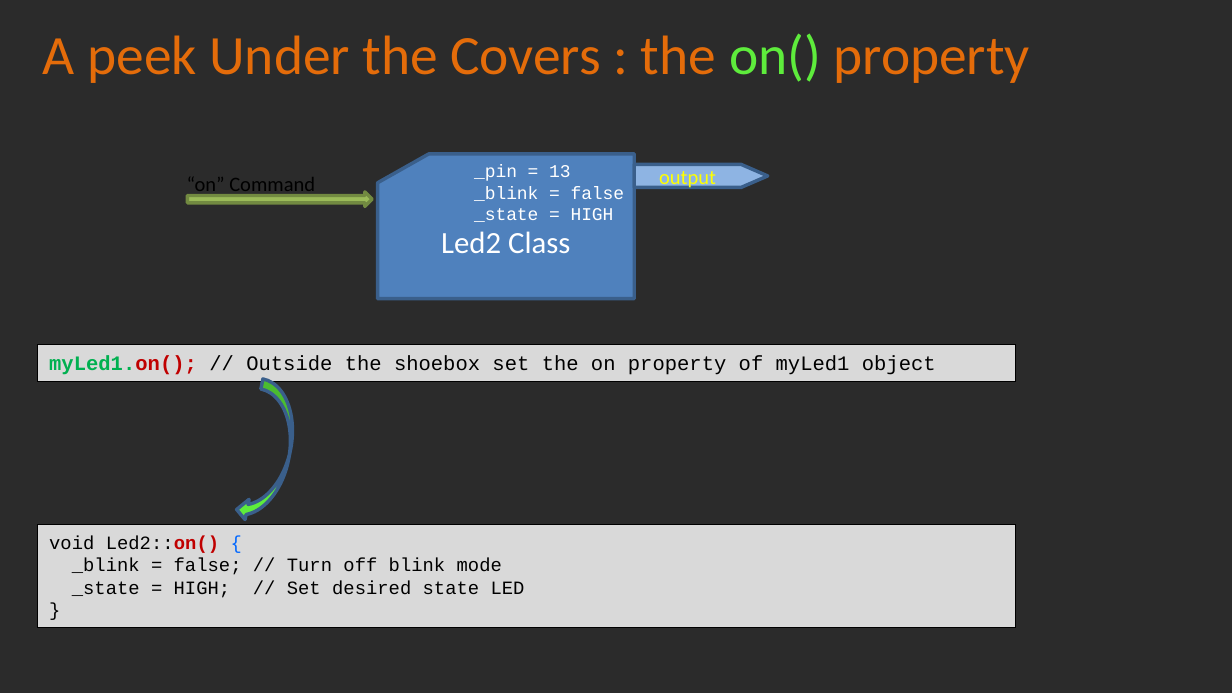
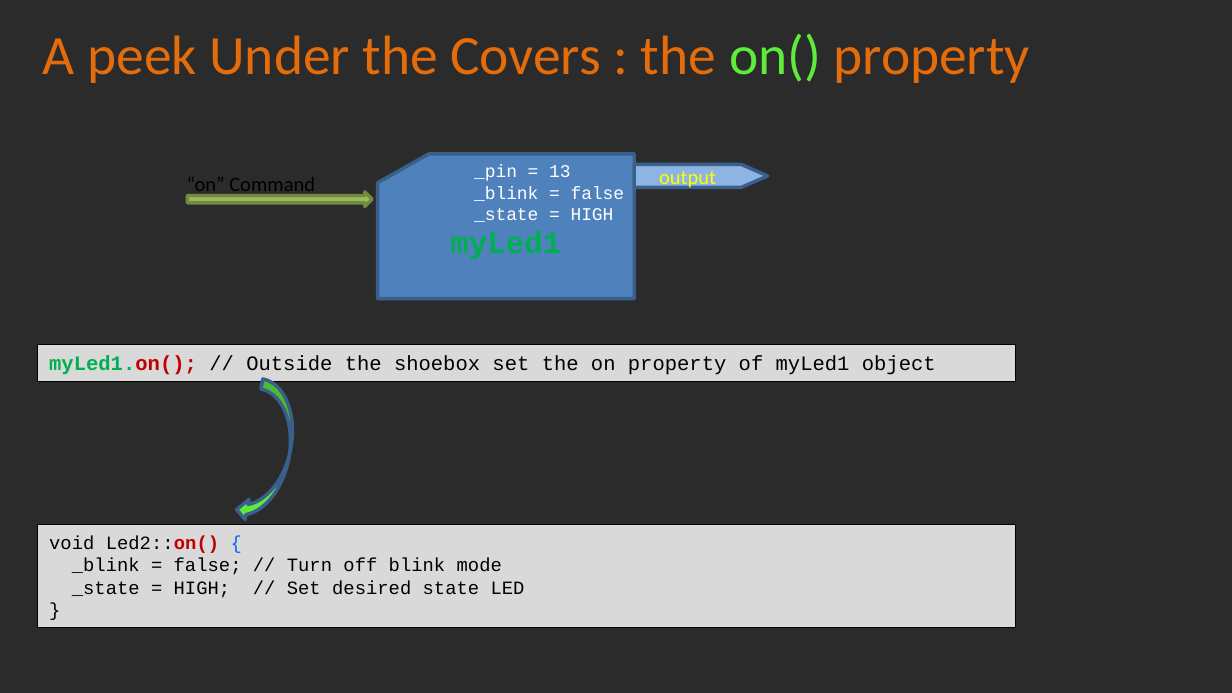
Before and after one commit to Alan-Lomax/MERG-SIG-Presentations, a slide deck: slide 24 of Introduction to Class Programming Part 1.pptx. Drawn at 1232x693 pixels with LibreOffice and Linux fonts; fonts in the diff are those of the drawing; background and template pictures are left out; a plain dark background stands for a picture behind light text. Boxes give left, top, right and bottom in pixels: in the first picture for what was removed or moved away, otherwise in the second. Text is boxed around its words. In the diff, an @@ line names an element or a change of style, - is before the commit and + after.

```diff
--- a/Introduction to Class Programming Part 1.pptx
+++ b/Introduction to Class Programming Part 1.pptx
@@ text in flow chart punched card at [450, 231, 561, 260]: text changed; font Calibri to Courier New; text colour #FFFFFF to #00B050; bold on @@
-Led2 Class
+myLed1
```
Also in this commit, not shown: 3 other slides changed, 1 other file.
